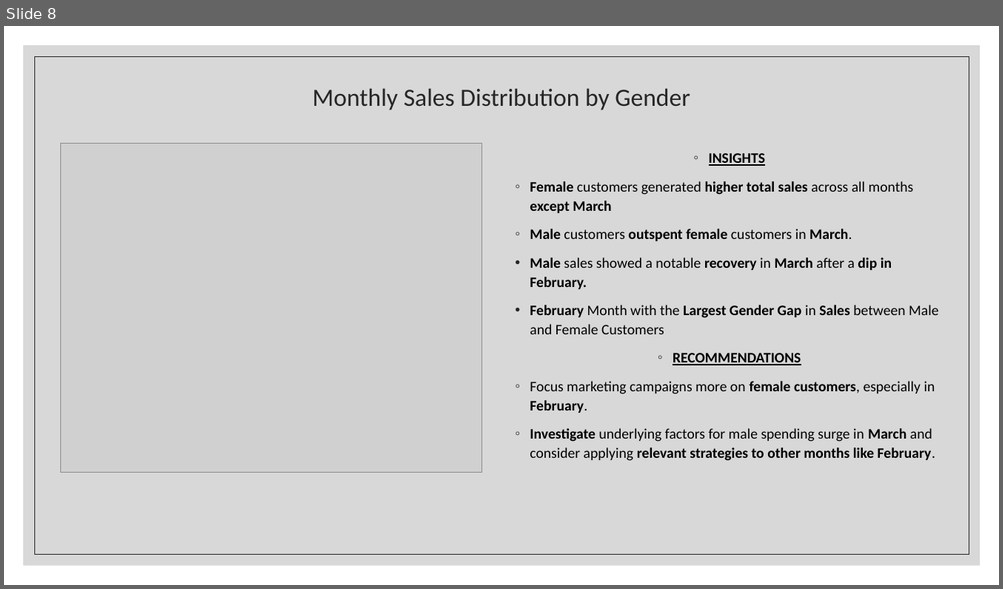
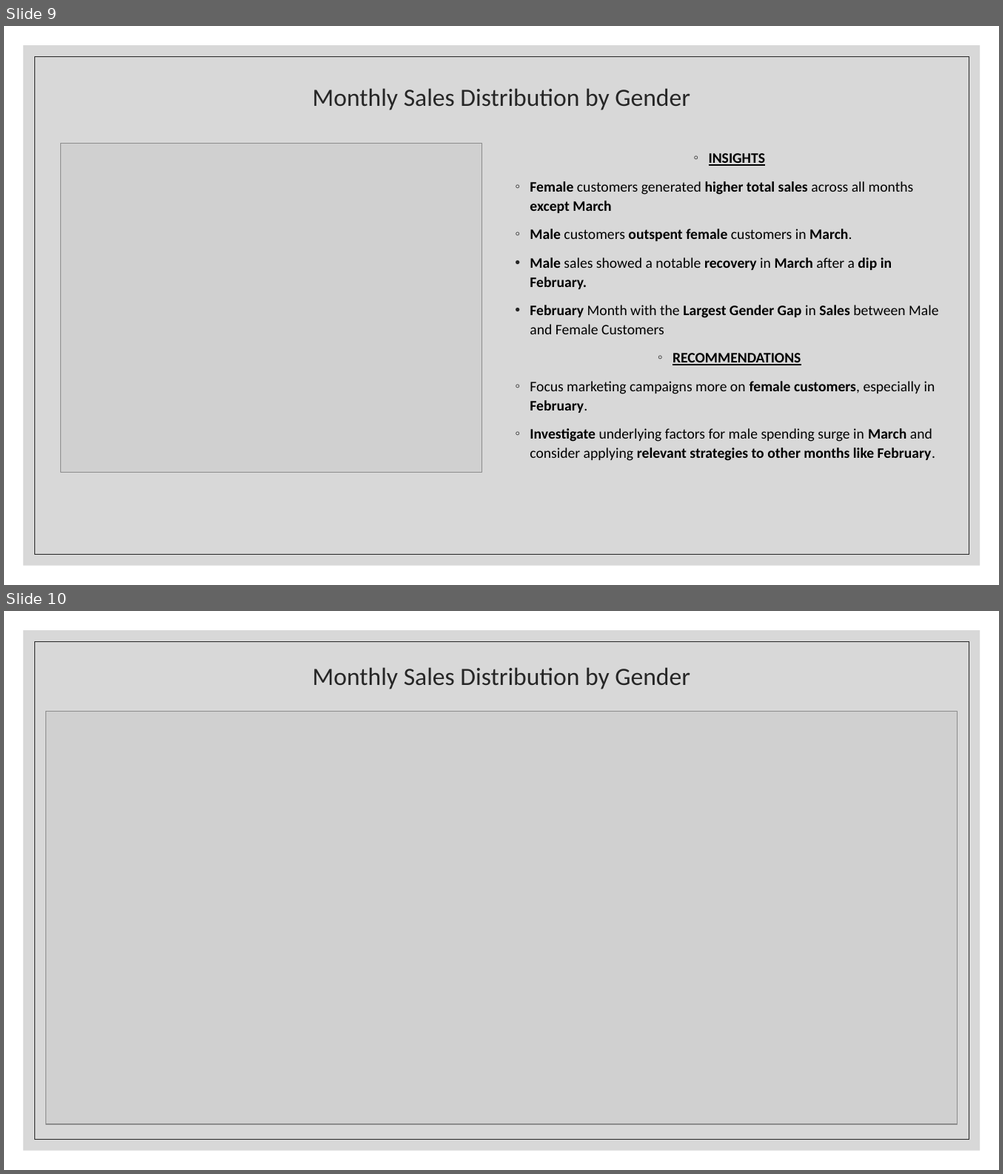
Before and after one commit to ajaythakur958/Walmart-Sales-analysis, a slide deck: Walmart analysis.pptx. Shown one above the other, each under a label of ours: slide 8 before the commit, slides 9 and 10 after it. The pictures are 1003x589 and 1003x1174 pixels, drawn with LibreOffice and Linux fonts; fonts in the diff are those of the drawing; grey boxes stand for pictures. Boxes give left, top, right and bottom in pixels: in the first picture for what was removed or moved away, otherwise in the second. Text is boxed around its words. In the diff, an @@ line names an element or a change of style, - is before the commit and + after.

```diff
--- a/Walmart analysis.pptx
+++ b/Walmart analysis.pptx
@@ slide 10 added at [4,611,999,1170], background #FFFFFF; not listed: 2 template elements that a slide beside it also shows @@
@@ title added at [313,667,690,689], 24 pt, text #262626 @@
+Monthly Sales Distribution by Gender
@@ picture added at [45,711,957,1125] @@
@@ what was slide 8 is now slide 9 @@
```
Also in this commit, not shown: 2 slides changed, 7 other slides added, 4 other files.
